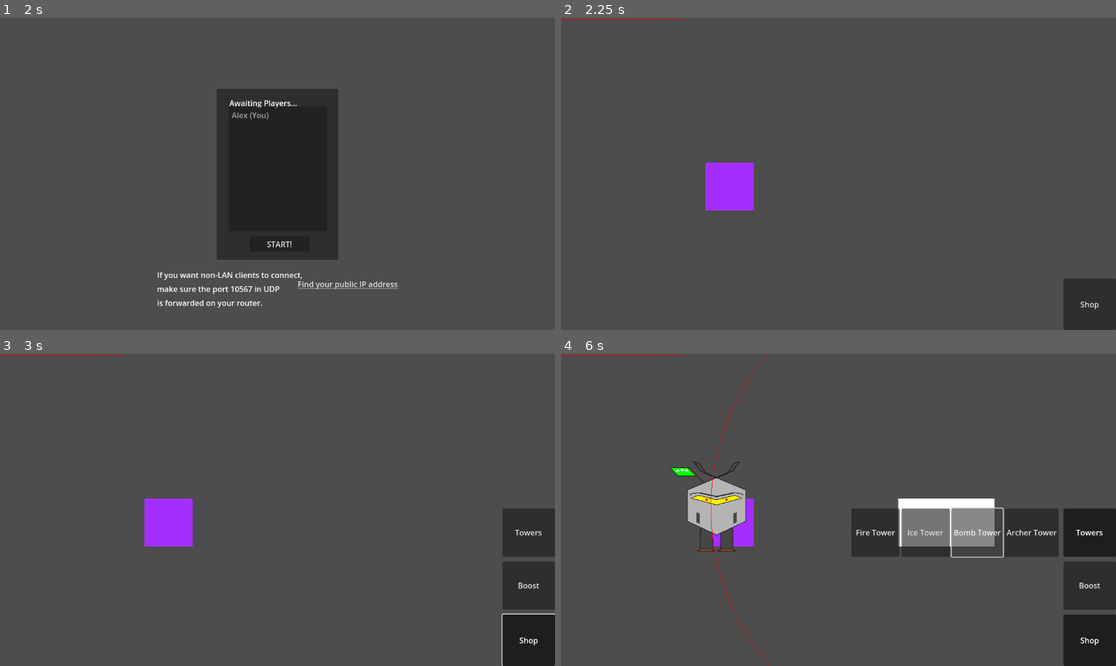
Above: before the commit, frames 1-4 (two rows, left to right).
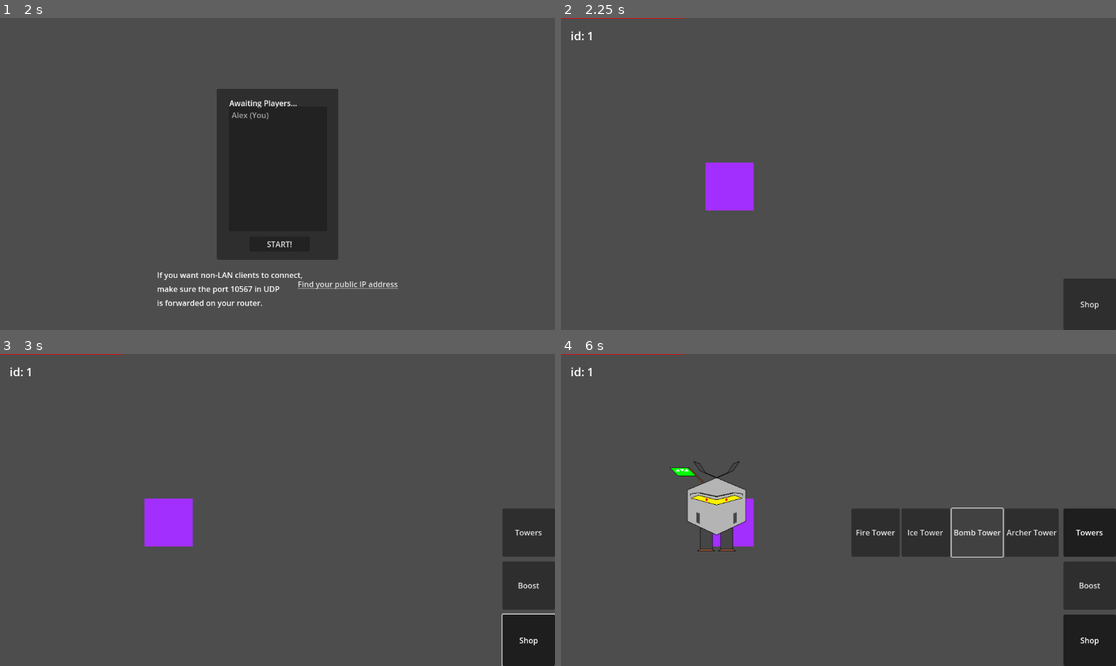
Above: after the commit, the same moments.

Repository: m-conti/melonjam2023
Game: Godot game, scene res://game.tscn
The game is run twice, just before and just after one commit, with the same random seed, the same clock (stepped at 60 frames per second) and the same inputs.
Inputs (mouse positions are in pixels of both pictures, inside the frame that each line leads up to):
- Up to frame 1 (2 s): click (255, 155) at 0.52 s; type "Alex" at 0.6 s; click "Host" at 1.25 s
- Up to frame 2 (2.25 s): click "START!" at 2 s
- Up to frame 3 (3 s): click "Shop" at 2.75 s
- Up to frame 4 (6 s): click "Towers" at 3.5 s; click "Fire Tower" at 4.25 s; click "Ice Tower" at 5 s; click "Bomb Tower" at 5.75 s

Frame 1 is identical in both runs. In frame 2, less than 0.1% of the frame differs, in the area x 1-6%, y 4-8%; in frame 3, less than 0.1%; in frame 4, 2.8%, in the area x 1-79%, y 0-100%.
Error after the commit: Cannot call method 'instantiate' on a null value. (res://HUD/Buttons/PlaceOnMap.gd:10)

Commit message:
switch_map

Diff:
--- a/Game.gd
+++ b/Game.gd
@@ -6,21 +6,21 @@
 var displayed_map_index:
 	get: return $MapsContainer.get_children().find(func (m: Node2D): return m.visible)
 
-var displayed_map: Node2D:
+var displayed_map: Map:
 	get: return get_map_by_index(displayed_map_index)
 
-func get_map_by_index(index: int) -> Node2D:
+func get_map_by_index(index: int) -> Map:
 	return $MapsContainer.get_child((index + $MapsContainer.get_child_count()) % $MapsContainer.get_child_count())
 
 func _input(event):
 	if event.is_action_pressed("game_next_map"):
 		var current_index = displayed_map_index
-		displayed_map.hide()
-		get_map_by_index(current_index + 1).show()
+		displayed_map.set_visibility(false)
+		get_map_by_index(current_index + 1).set_visibility(true)
 	elif event.is_action_pressed("game_previous_map"):
 		var current_index = displayed_map_index
-		displayed_map.hide()
-		get_map_by_index(current_index - 1).show()
+		displayed_map.set_visibility(false)
+		get_map_by_index(current_index - 1).set_visibility(true)
 
 # Called when the node enters the scene tree for the first time.
 func _ready():
--- a/HUD/HUD.gd
+++ b/HUD/HUD.gd
@@ -3,6 +3,7 @@
 
 
 func _ready():
+	$TopLeftContainer/UserDetail/Name.text = "id: " + $"..".name
 	if is_multiplayer_authority():
 		$Shop/BoxContainer/Towers.show()
-	$Shop/BoxContainer/Powers.show()
+	$Shop/BoxContainer/Boost.show()
--- a/HUD/HUD.tscn
+++ b/HUD/HUD.tscn
@@ -1,14 +1,10 @@
-[gd_scene load_steps=16 format=3 uid="uid://dr5tn4o0pbc0o"]
+[gd_scene load_steps=12 format=3 uid="uid://dr5tn4o0pbc0o"]
 
+[ext_resource type="Script" path="res://HUD/HUD.gd" id="1_3yk4g"]
 [ext_resource type="Script" path="res://HUD/Buttons/MenuBar.gd" id="1_vcj4m"]
-[ext_resource type="ButtonGroup" uid="uid://pevhaqpsd8fq" path="res://HUD/Buttons/SubShop.tres" id="2_2hxj8"]
+[ext_resource type="ButtonGroup" path="res://HUD/Buttons/SubShop.tres" id="2_2hxj8"]
 [ext_resource type="Script" path="res://HUD/Buttons/TowerButton.gd" id="3_yfwwx"]
-[ext_resource type="PackedScene" uid="uid://cnkovvaqbfwqo" path="res://Towers/FireTower.tscn" id="4_n7tev"]
-[ext_resource type="PackedScene" uid="uid://cuhygbww0otik" path="res://Towers/IceTower.tscn" id="5_tdlmk"]
-[ext_resource type="PackedScene" uid="uid://cgiry6ketavbj" path="res://Towers/BombTower.tscn" id="6_158jl"]
-[ext_resource type="PackedScene" uid="uid://7pnedj7wsgrh" path="res://Towers/ArcherTower.tscn" id="7_pdln5"]
 [ext_resource type="Script" path="res://HUD/Buttons/SpawnerButton.gd" id="8_ok5js"]
-[ext_resource type="PackedScene" uid="uid://pwltt60ecspc" path="res://Entities/Spawner.tscn" id="9_f0wej"]
 
 [sub_resource type="Gradient" id="Gradient_0lmct"]
 colors = PackedColorArray(1, 1, 1, 1, 1, 1, 1, 1)
@@ -30,6 +26,7 @@
 gradient = SubResource("Gradient_kfhv5")
 
 [node name="HUD" type="CanvasLayer"]
+script = ExtResource("1_3yk4g")
 
 [node name="Shop" type="Button" parent="."]
 anchors_preset = 3
@@ -76,7 +73,6 @@
 size_flags_vertical = 3
 text = "Fire Tower"
 script = ExtResource("3_yfwwx")
-instance = ExtResource("4_n7tev")
 
 [node name="Ice Tower" type="Button" parent="Shop/BoxContainer/Towers/BoxContainer"]
 custom_minimum_size = Vector2(100, 2.08165e-12)
@@ -84,7 +80,6 @@
 size_flags_vertical = 3
 text = "Ice Tower"
 script = ExtResource("3_yfwwx")
-instance = ExtResource("5_tdlmk")
 
 [node name="Bomb Tower" type="Button" parent="Shop/BoxContainer/Towers/BoxContainer"]
 custom_minimum_size = Vector2(100, 2.08165e-12)
@@ -92,7 +87,6 @@
 size_flags_vertical = 3
 text = "Bomb Tower"
 script = ExtResource("3_yfwwx")
-instance = ExtResource("6_158jl")
 
 [node name="Archer Tower" type="Button" parent="Shop/BoxContainer/Towers/BoxContainer"]
 custom_minimum_size = Vector2(100, 2.08165e-12)
@@ -100,7 +94,6 @@
 size_flags_vertical = 3
 text = "Archer Tower"
 script = ExtResource("3_yfwwx")
-instance = ExtResource("7_pdln5")
 
 [node name="Boost" type="Button" parent="Shop/BoxContainer"]
 custom_minimum_size = Vector2(2.08165e-12, 100)
@@ -125,7 +118,6 @@
 size_flags_vertical = 3
 text = "Spawner"
 script = ExtResource("8_ok5js")
-instance = ExtResource("9_f0wej")
 
 [node name="TextureProgressBar" type="TextureProgressBar" parent="."]
 offset_right = 494.0
@@ -133,6 +125,22 @@
 texture_under = SubResource("GradientTexture1D_dhemu")
 texture_over = SubResource("GradientTexture1D_u4do2")
 texture_progress = SubResource("GradientTexture1D_2fl7i")
+
+[node name="TopLeftContainer" type="MarginContainer" parent="."]
+offset_right = 40.0
+offset_bottom = 40.0
+theme_override_constants/margin_left = 20
+theme_override_constants/margin_top = 20
+theme_override_constants/margin_right = 20
+theme_override_constants/margin_bottom = 20
+
+[node name="UserDetail" type="VBoxContainer" parent="TopLeftContainer"]
+layout_mode = 2
+
+[node name="Name" type="Label" parent="TopLeftContainer/UserDetail"]
+layout_mode = 2
+theme_override_font_sizes/font_size = 24
+text = "Name"
 
 [connection signal="toggled" from="Shop" to="Shop" method="_on_toggled"]
 [connection signal="toggled" from="Shop/BoxContainer/Towers" to="Shop/BoxContainer/Towers" method="_on_toggled"]
--- a/Map.gd
+++ b/Map.gd
@@ -23,8 +23,7 @@
 	self_id: %d
 	""" % [ self.name, multiplayer.get_unique_id() ])
 	print(is_multiplayer_authority())
-	if is_multiplayer_authority(): show()
-	else: hide()
+	set_visibility(is_multiplayer_authority())
 
 	var spawner: Spawner = load("res://Entities/Spawner.tscn").instantiate()
 	spawner.place_on_map(Vector2i(3, 3))
@@ -55,3 +54,11 @@
 		object.reparent(self)
 
 	object.position = tilemap.map_to_local(pos)
+
+func set_visibility(value: bool):
+	if value:
+		show()
+		$HUD.show()
+	else:
+		hide()
+		$HUD.hide()
--- a/Towers/FireTower.tscn
+++ b/Towers/FireTower.tscn
@@ -1,11 +1,5 @@
-[gd_scene load_steps=3 format=3 uid="uid://cnkovvaqbfwqo"]
+[gd_scene load_steps=2 format=3 uid="uid://cnkovvaqbfwqo"]
 
 [ext_resource type="PackedScene" uid="uid://cwrl1q31ff0xu" path="res://Entities/Tower.tscn" id="1_46fn7"]
-[ext_resource type="Script" path="res://Towers/FireTower.gd" id="2_bybs5"]
 
 [node name="tower" instance=ExtResource("1_46fn7")]
-script = ExtResource("2_bybs5")
-duration = 2.0
-tick_duration = 0.2
-damage_per_tick = 1
-attacking_type = 5
